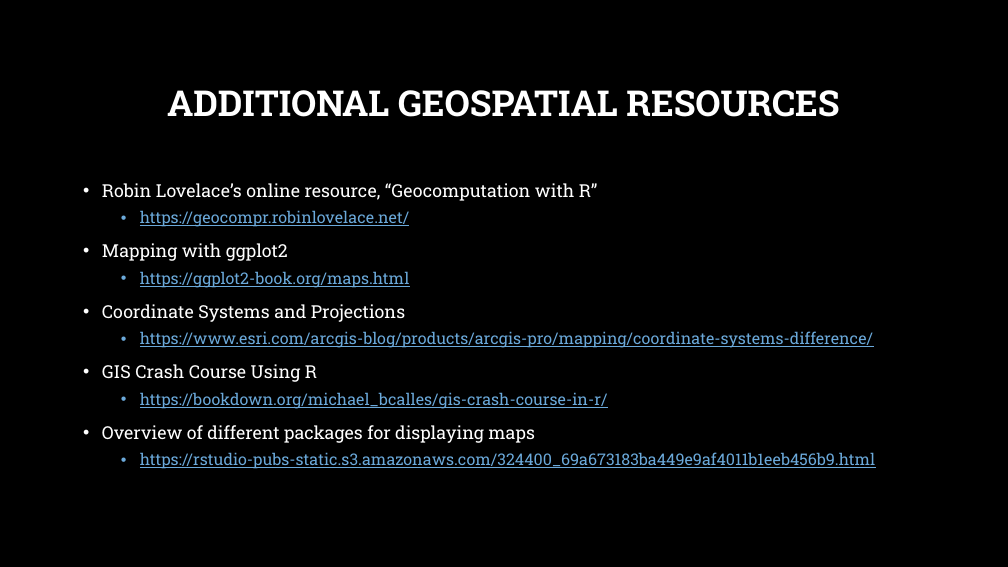
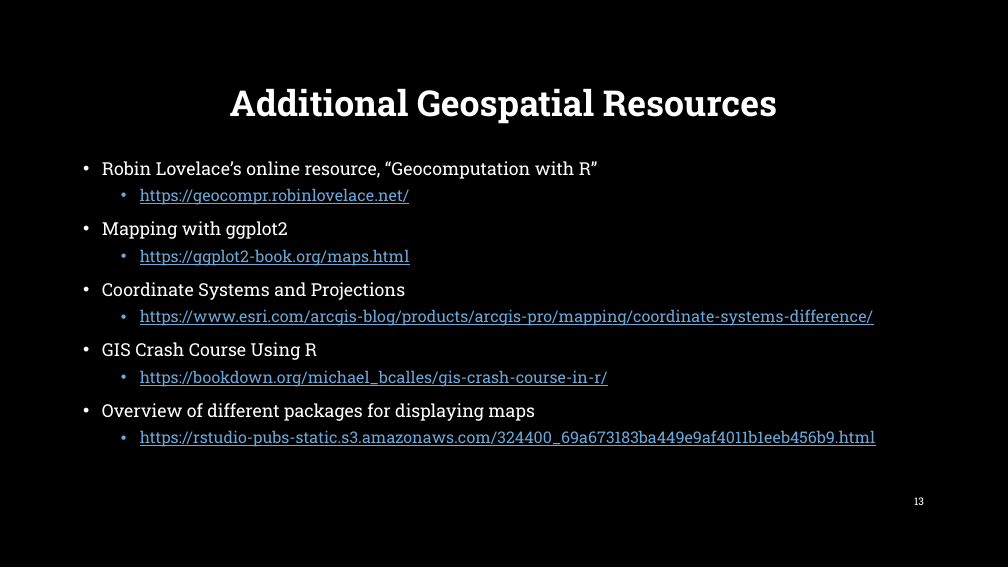
Before and after one commit to argunaw/r-ladies-mapping-tutorial, a slide deck: slide 13 of R Ladies Tutorial - Feb 2022 Meetup.pptx (slide 12 before the commit). Drawn at 1008x567 pixels with LibreOffice and Linux fonts; fonts in the diff are those of the drawing; background and template pictures are left out. Boxes give left, top, right and bottom in pixels: in the first picture for what was removed or moved away, otherwise in the second. Text is boxed around its words. In the diff, an @@ line names an element or a change of style, - is before the commit and + after.

```diff
--- a/R Ladies Tutorial - Feb 2022 Meetup.pptx
+++ b/R Ladies Tutorial - Feb 2022 Meetup.pptx
@@ title at [230,88,777,124]: text changed @@
-ADDITIONAL GEOSPATIAL RESOURCES
+Additional Geospatial Resources
@@ text "Robin Lovelace’s online resource, “Geocomputation ...": place and size @@
-text "Robin Lovelace’s online resource, “Geocomputation ..." at [102,183,875,469]
+text "Robin Lovelace’s online resource, “Geocomputation ..." at [102,161,875,447]
@@ page number added at [914,497,924,505], 10 pt, text #FFFFFF @@
+13
```
Also in this commit, not shown: 14 other slides changed, 1 slide added.
